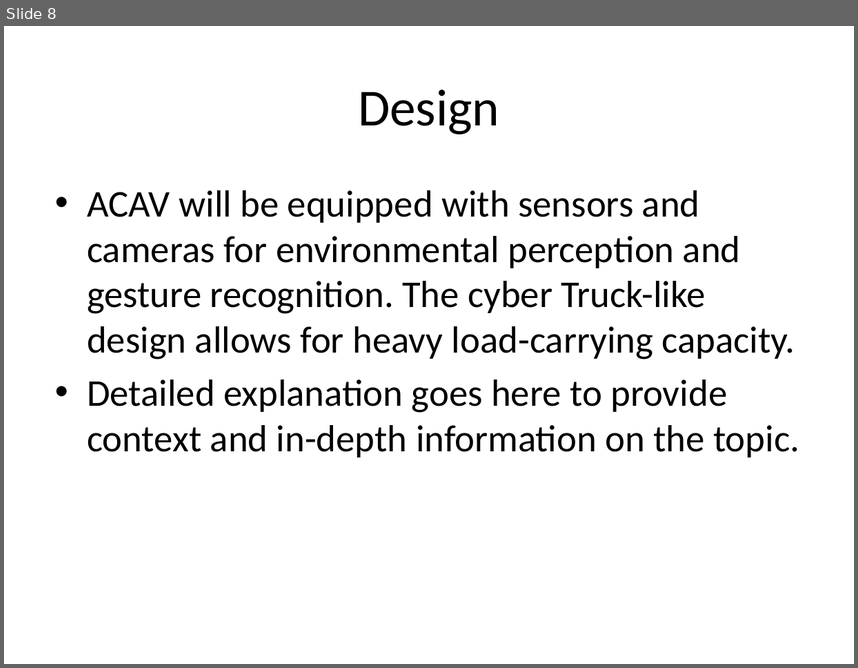
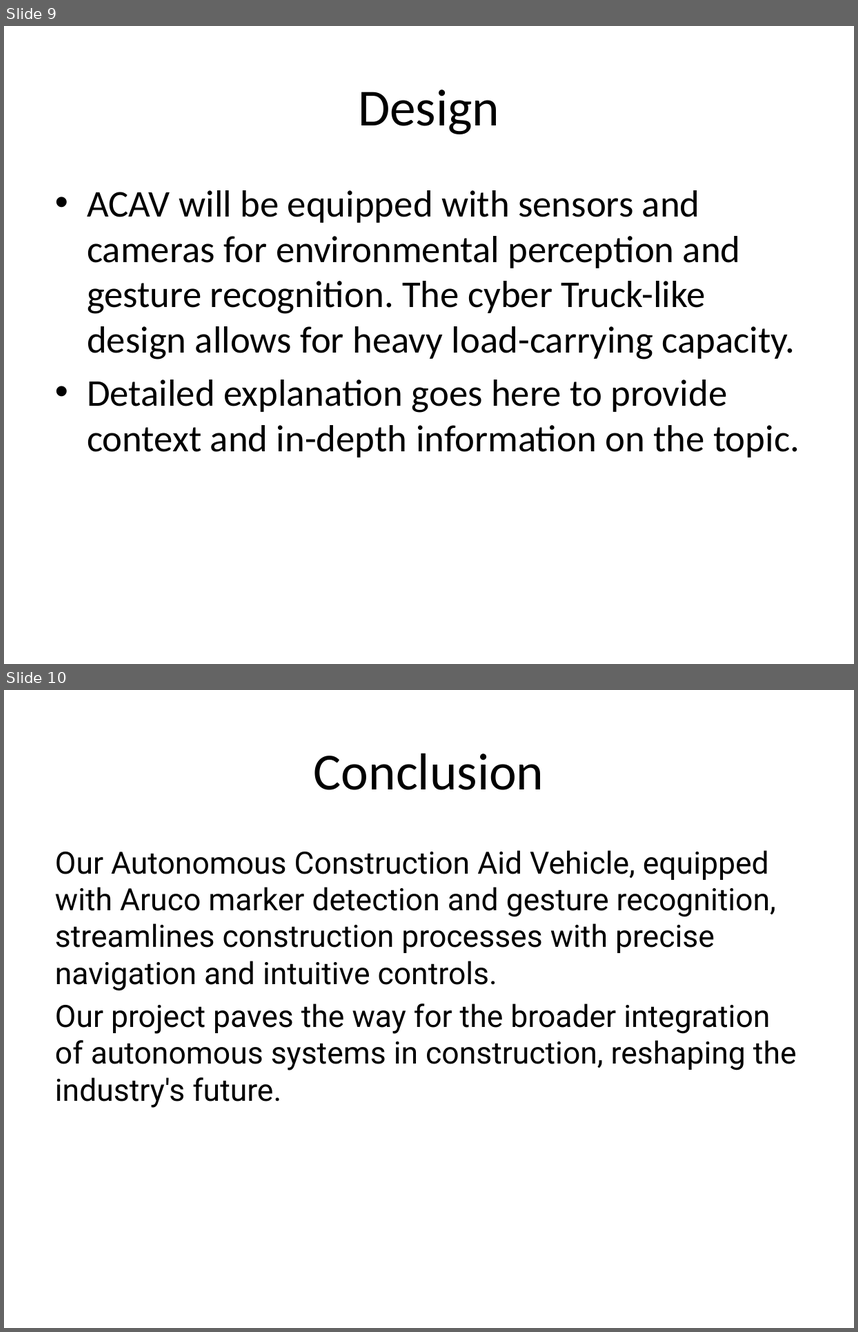
Before and after one commit to Dawn-Of-Justice/ACAV, a slide deck: MiniProj.pptx. Shown one above the other, each under a label of ours: slide 8 before the commit, slides 9 and 10 after it. The pictures are 858x668 and 858x1332 pixels, drawn with LibreOffice and Linux fonts; fonts in the diff are those of the drawing. Boxes give left, top, right and bottom in pixels: in the first picture for what was removed or moved away, otherwise in the second. Text is boxed around its words. In the diff, an @@ line names an element or a change of style, - is before the commit and + after.

```diff
--- a/MiniProj.pptx
+++ b/MiniProj.pptx
@@ slide 10 added at (4,690,854,1328), background #FFFFFF @@
@@ title added at (314,753,544,790), 44 pt, text #000000 @@
+Conclusion
@@ text added at (55,850,797,1107), 26 pt, text #000000 @@
+Our Autonomous Construction Aid Vehicle, equipped with Aruco marker detection and gesture recognition, streamlines construction processes with precise navigation and intuitive controls.
+Our project paves the way for the broader integration of autonomous systems in construction, reshaping the industry's future.
@@ what was slide 8 is now slide 9 @@
```
Also in this commit, not shown: 4 slides changed, 1 other slide added.
